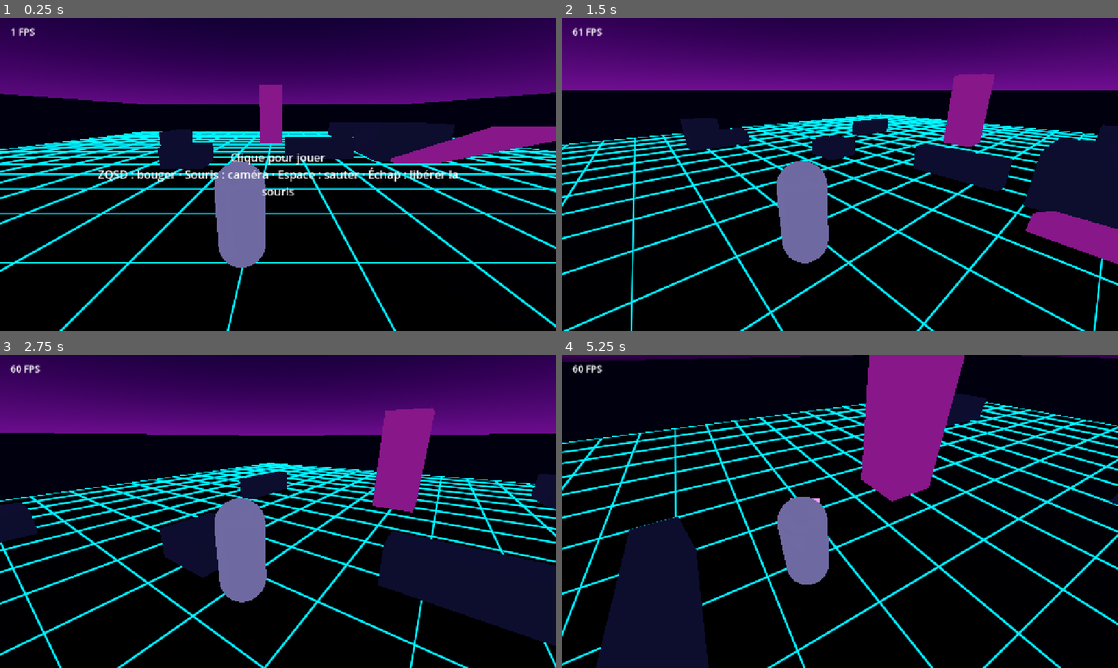
Above: before the commit, frames 1-4 (two rows, left to right).
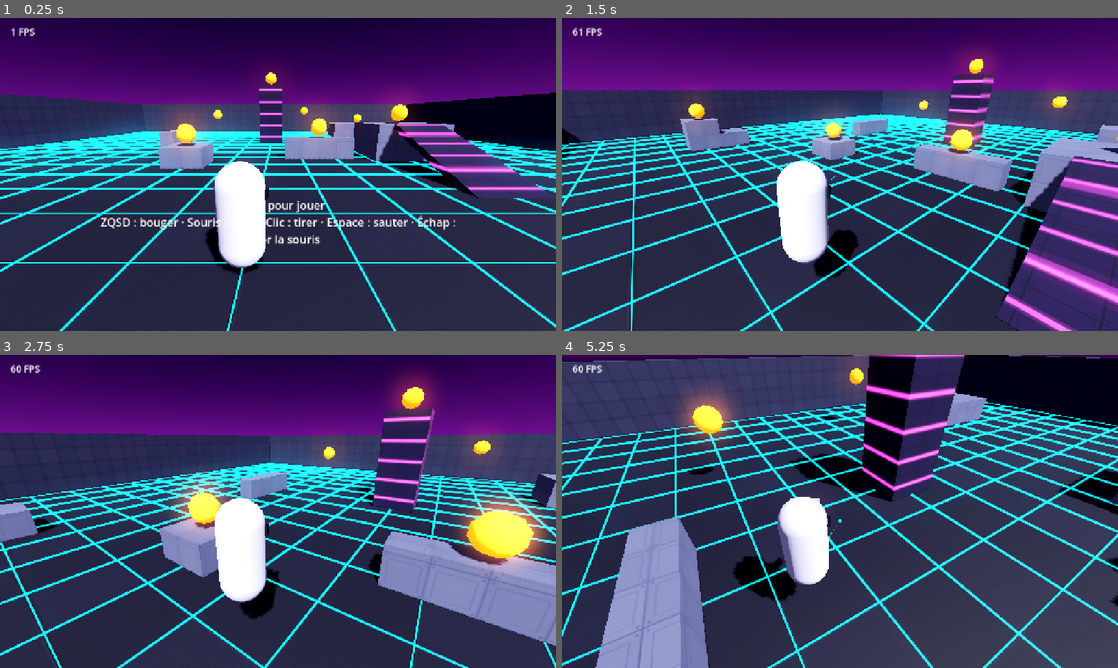
Above: after the commit, the same moments.

Repository: mariusortiz/overclock
Game: Godot game, scene res://scenes/main.tscn
Same seed, same stepped clock (60 frames per second), same inputs: the game is played once before the commit and once after it.
Inputs (mouse positions are in pixels of both pictures, inside the frame that each line leads up to):
- Up to frame 1 (0.25 s): no input
- Up to frame 2 (1.5 s): tap Enter at 0.5 s; move the mouse to (962, 158) at 0.52 s; hold D (move_right) 0.53-1.28 s; tap Space (jump) at 0.6, 0.77, 1.07, 1.35 s; click (962, 158) at 0.67 s; move the mouse to (812, 174) at 1.27 s; hold W (move_forward) from 1.28 s (still down); click (812, 174) at 1.42 s
- Up to frame 3 (2.75 s): keep holding W (move_forward); tap Space (jump) at 1.52, 1.82, 2.1 s; move the mouse to (289, 505) at 2.02 s; click (289, 505) at 2.17 s
- Up to frame 4 (5.25 s): move the mouse to (834, 517) at 2.77 s; tap Space (jump) at 2.85, 3.02, 3.32, 3.6, 3.77, 4.07, 5, 5.1 s; click (834, 517) at 2.92 s; move the mouse to (878, 514) at 3.52 s; click (878, 514) at 3.67 s; tap Escape (ui_cancel) at 4.15 s; release W (move_forward) at 4.25 s; drag from (673, 464) to (756, 433) at 4.27 s; move the mouse to (845, 511) at 5.02 s; hold W (move_forward) from 5.03 s (still down); click (845, 511) at 5.17 s

The runs differ from the first frame. In frame 1, 69% of the frame differs, in the area x 0-100%, y 17-100%; in frame 2, 75%; in frame 3, 75%; in frame 4, 91%, in the area x 0-100%, y 0-100%.

Commit message:
Step 3: shooting, practice targets and placeholder textures
- Hitscan weapon aimed at the screen center: tracer, impact, muzzle
  flash, shot and hit sounds, hit marker on the reticle
- Touch: fire button that also looks while held, light aim assist
- Desktop/web: first click captures the mouse, later clicks fire
- Practice targets (3 hits, respawn) placed around the arena
- Generated tileable textures with world triplanar mapping, textured
  grid floor; generators for arena, textures and sounds live in tools/
- Fix row-major Transform3D mistakes: the sun pointed upward and the
  ramp tilted away from its platform

Co-Authored-By: Claude Fable 5.2 <noreply@anthropic.com>
Claude-Session: https://claude.ai/code/session_01TMrhLU8C9hMQ3DU14F1G1z

Diff:
--- a/project.godot
+++ b/project.godot
@@ -6,7 +6,7 @@
 [application]
 
 config/name="Overclock"
-config/version="0.2.0"
+config/version="0.3.0"
 run/main_scene="res://scenes/main.tscn"
 config/features=PackedStringArray("4.5", "Mobile")
 config/icon="res://icon.svg"
@@ -41,6 +41,10 @@
 "deadzone": 0.2,
 "events": [Object(InputEventKey,"resource_local_to_scene":false,"resource_name":"","device":-1,"window_id":0,"alt_press …(191 unchanged characters)…
 }
+fire={
+"deadzone": 0.2,
+"events": []
+}
 
 [rendering]
 
--- a/scenes/arena.tscn
+++ b/scenes/arena.tscn
@@ -1,23 +1,41 @@
-[gd_scene load_steps=7 format=3]
+[gd_scene load_steps=11 format=3]
 
 [ext_resource type="Shader" path="res://shaders/grid.gdshader" id="1_grid"]
+[ext_resource type="Texture2D" path="res://assets/textures/floor_tiles.png" id="2_floor"]
+[ext_resource type="Texture2D" path="res://assets/textures/panel_dark.png" id="3_dark"]
+[ext_resource type="Texture2D" path="res://assets/textures/panel_light.png" id="4_light"]
+[ext_resource type="Texture2D" path="res://assets/textures/stripes_emission.png" id="5_stripes"]
+[ext_resource type="PackedScene" path="res://scenes/target.tscn" id="6_target"]
 
 [sub_resource type="ShaderMaterial" id="floor_material"]
 shader = ExtResource("1_grid")
+shader_parameter/floor_texture = ExtResource("2_floor")
 
 [sub_resource type="StandardMaterial3D" id="wall_material"]
-albedo_color = Color(0.1, 0.1, 0.16, 1)
+albedo_texture = ExtResource("3_dark")
 roughness = 0.8
+uv1_scale = Vector3(0.5, 0.5, 0.5)
+uv1_triplanar = true
+uv1_world_triplanar = true
 
 [sub_resource type="StandardMaterial3D" id="block_material"]
-albedo_color = Color(0.22, 0.24, 0.32, 1)
+albedo_texture = ExtResource("4_light")
 roughness = 0.6
+uv1_scale = Vector3(0.5, 0.5, 0.5)
+uv1_triplanar = true
+uv1_world_triplanar = true
 
 [sub_resource type="StandardMaterial3D" id="accent_material"]
-albedo_color = Color(0.3, 0.1, 0.35, 1)
+albedo_color = Color(0.75, 0.45, 0.85, 1)
+albedo_texture = ExtResource("3_dark")
 emission_enabled = true
 emission = Color(1, 0.24, 0.95, 1)
-emission_energy_multiplier = 0.4
+emission_energy_multiplier = 1.5
+emission_operator = 1
+emission_texture = ExtResource("5_stripes")
+uv1_scale = Vector3(0.5, 0.5, 0.5)
+uv1_triplanar = true
+uv1_world_triplanar = true
 
 [node name="Arena" type="Node3D"]
 
@@ -94,7 +112,7 @@
 material = SubResource("block_material")
 
 [node name="Ramp" type="CSGBox3D" parent="."]
-transform = Transform3D(1, 0, 0, 0, 0.9397, 0.3420, 0, -0.3420, 0.9397, 8, 1, 6)
+transform = Transform3D(1, 0, 0, 0, 0.9397, -0.342, 0, 0.342, 0.9397, 8, 0.9, 6)
 use_collision = true
 size = Vector3(2.4, 0.3, 6)
 material = SubResource("accent_material")
@@ -104,3 +122,29 @@
 use_collision = true
 size = Vector3(6, 1.5, 3)
 material = SubResource("block_material")
+
+[node name="Targets" type="Node3D" parent="."]
+
+[node name="Target1" parent="Targets" instance=ExtResource("6_target")]
+transform = Transform3D(1, 0, 0, 0, 1, 0, 0, 0, 1, -4, 1.6, 4)
+
+[node name="Target2" parent="Targets" instance=ExtResource("6_target")]
+transform = Transform3D(1, 0, 0, 0, 1, 0, 0, 0, 1, 3, 1.8, 2)
+
+[node name="Target3" parent="Targets" instance=ExtResource("6_target")]
+transform = Transform3D(1, 0, 0, 0, 1, 0, 0, 0, 1, 0, 5.6, -6)
+
+[node name="Target4" parent="Targets" instance=ExtResource("6_target")]
+transform = Transform3D(1, 0, 0, 0, 1, 0, 0, 0, 1, 10, 2.1, -12)
+
+[node name="Target5" parent="Targets" instance=ExtResource("6_target")]
+transform = Transform3D(1, 0, 0, 0, 1, 0, 0, 0, 1, -12, 2.6, 10)
+
+[node name="Target6" parent="Targets" instance=ExtResource("6_target")]
+transform = Transform3D(1, 0, 0, 0, 1, 0, 0, 0, 1, 8, 2.6, 1.2)
+
+[node name="Target7" parent="Targets" instance=ExtResource("6_target")]
+transform = Transform3D(1, 0, 0, 0, 1, 0, 0, 0, 1, -6, 2.5, -10)
+
+[node name="Target8" parent="Targets" instance=ExtResource("6_target")]
+transform = Transform3D(1, 0, 0, 0, 1, 0, 0, 0, 1, 4, 3, -15)
--- a/scenes/hud.tscn
+++ b/scenes/hud.tscn
@@ -1,7 +1,8 @@
-[gd_scene load_steps=7 format=3]
+[gd_scene load_steps=8 format=3]
 
 [ext_resource type="Script" path="res://scripts/hud.gd" id="1_hud"]
 [ext_resource type="Script" path="res://scripts/touch_controls.gd" id="2_touch"]
+[ext_resource type="Script" path="res://scripts/reticle.gd" id="3_reticle"]
 
 [sub_resource type="Gradient" id="jump_gradient"]
 offsets = PackedFloat32Array(0, 0.86, 0.92, 1)
@@ -29,6 +30,16 @@
 
 [node name="HUD" type="CanvasLayer"]
 script = ExtResource("1_hud")
+
+[node name="Reticle" type="Control" parent="."]
+layout_mode = 3
+anchors_preset = 15
+anchor_right = 1.0
+anchor_bottom = 1.0
+grow_horizontal = 2
+grow_vertical = 2
+mouse_filter = 2
+script = ExtResource("3_reticle")
 
 [node name="TouchControls" type="Control" parent="."]
 layout_mode = 3
@@ -69,14 +80,14 @@
 anchor_right = 0.5
 anchor_bottom = 0.5
 offset_left = -420.0
-offset_top = -70.0
+offset_top = 40.0
 offset_right = 420.0
-offset_bottom = 70.0
+offset_bottom = 180.0
 grow_horizontal = 2
 grow_vertical = 2
 theme_override_font_sizes/font_size = 26
 text = "Clique pour jouer
-ZQSD : bouger · Souris : caméra · Espace : sauter · Échap : libérer la souris"
+ZQSD : bouger · Souris : viser · Clic : tirer · Espace : sauter · Échap : libérer la souris"
 horizontal_alignment = 1
 vertical_alignment = 1
 autowrap_mode = 3
--- a/scenes/main.tscn
+++ b/scenes/main.tscn
@@ -19,7 +19,7 @@
 sky = SubResource("sky")
 ambient_light_source = 2
 ambient_light_color = Color(0.45, 0.42, 0.6, 1)
-ambient_light_energy = 0.8
+ambient_light_energy = 0.5
 tonemap_mode = 2
 glow_enabled = true
 
@@ -30,8 +30,8 @@
 environment = SubResource("environment")
 
 [node name="Sun" type="DirectionalLight3D" parent="."]
-transform = Transform3D(0.8660, 0.0000, -0.5000, -0.3830, 0.6428, -0.6634, 0.3214, 0.7660, 0.5567, 0, 10, 0)
-light_energy = 1.6
+transform = Transform3D(0.8660, -0.3830, 0.3214, 0.0000, 0.6428, 0.7660, -0.5000, -0.6634, 0.5567, 0, 10, 0)
+light_energy = 1.2
 shadow_enabled = true
 
 [node name="Arena" parent="." instance=ExtResource("2_arena")]
--- a/scenes/player.tscn
+++ b/scenes/player.tscn
@@ -1,6 +1,9 @@
-[gd_scene load_steps=7 format=3]
+[gd_scene load_steps=14 format=3]
 
 [ext_resource type="Script" path="res://scripts/player.gd" id="1_player"]
+[ext_resource type="Script" path="res://scripts/weapon.gd" id="2_weapon"]
+[ext_resource type="AudioStream" path="res://assets/audio/shot.wav" id="3_shot"]
+[ext_resource type="AudioStream" path="res://assets/audio/hit.wav" id="4_hit"]
 
 [sub_resource type="CapsuleShape3D" id="body_shape"]
 radius = 0.4
@@ -24,6 +27,26 @@
 [sub_resource type="BoxMesh" id="visor_mesh"]
 material = SubResource("visor_material")
 size = Vector3(0.5, 0.15, 0.2)
+
+[sub_resource type="StandardMaterial3D" id="gun_material"]
+albedo_color = Color(0.12, 0.13, 0.18, 1)
+metallic = 0.6
+roughness = 0.35
+
+[sub_resource type="BoxMesh" id="gun_mesh"]
+material = SubResource("gun_material")
+size = Vector3(0.1, 0.16, 0.7)
+
+[sub_resource type="StandardMaterial3D" id="flash_material"]
+shading_mode = 0
+albedo_color = Color(0.7, 1, 1, 1)
+
+[sub_resource type="SphereMesh" id="flash_mesh"]
+material = SubResource("flash_material")
+radius = 0.1
+height = 0.2
+radial_segments = 8
+rings = 4
 
 [node name="Player" type="CharacterBody3D"]
 collision_layer = 2
@@ -50,3 +73,33 @@
 
 [node name="Camera3D" type="Camera3D" parent="CameraPivot/SpringArm3D"]
 fov = 70.0
+
+[node name="Weapon" type="Node3D" parent="."]
+transform = Transform3D(1, 0, 0, 0, 1, 0, 0, 0, 1, 0.38, 1.2, -0.25)
+script = ExtResource("2_weapon")
+
+[node name="Mesh" type="MeshInstance3D" parent="Weapon"]
+mesh = SubResource("gun_mesh")
+
+[node name="Muzzle" type="Marker3D" parent="Weapon"]
+transform = Transform3D(1, 0, 0, 0, 1, 0, 0, 0, 1, 0, 0, -0.4)
+
+[node name="Flash" type="Node3D" parent="Weapon/Muzzle"]
+
+[node name="Mesh" type="MeshInstance3D" parent="Weapon/Muzzle/Flash"]
+mesh = SubResource("flash_mesh")
+
+[node name="Light" type="OmniLight3D" parent="Weapon/Muzzle/Flash"]
+light_color = Color(0.4, 0.95, 1, 1)
+light_energy = 2.0
+omni_range = 4.0
+
+[node name="ShotSound" type="AudioStreamPlayer" parent="Weapon"]
+stream = ExtResource("3_shot")
+volume_db = -8.0
+max_polyphony = 4
+
+[node name="HitSound" type="AudioStreamPlayer" parent="Weapon"]
+stream = ExtResource("4_hit")
+volume_db = -4.0
+max_polyphony = 4
--- /dev/null
+++ b/scenes/target.tscn
@@ -0,0 +1,30 @@
+[gd_scene load_steps=5 format=3]
+
+[ext_resource type="Script" path="res://scripts/target.gd" id="1_target"]
+
+[sub_resource type="SphereShape3D" id="shape"]
+radius = 0.55
+
+[sub_resource type="StandardMaterial3D" id="material"]
+albedo_color = Color(1, 0.45, 0.1, 1)
+emission_enabled = true
+emission = Color(1, 0.35, 0.05, 1)
+emission_energy_multiplier = 1.5
+
+[sub_resource type="SphereMesh" id="mesh"]
+material = SubResource("material")
+radius = 0.5
+height = 1.0
+radial_segments = 8
+rings = 4
+
+[node name="Target" type="StaticBody3D"]
+collision_layer = 4
+collision_mask = 0
+script = ExtResource("1_target")
+
+[node name="CollisionShape3D" type="CollisionShape3D" parent="."]
+shape = SubResource("shape")
+
+[node name="Mesh" type="MeshInstance3D" parent="."]
+mesh = SubResource("mesh")
--- a/scripts/hud.gd
+++ b/scripts/hud.gd
@@ -1,10 +1,11 @@
 class_name Hud
 extends CanvasLayer
-## On-screen UI: FPS counter, desktop hint, touch controls.
+## On-screen UI: reticle, FPS counter, desktop hint, touch controls.
 
 var _is_touch := DisplayServer.is_touchscreen_available()
 
 @onready var touch_controls: TouchControls = $TouchControls
+@onready var reticle: Reticle = $Reticle
 @onready var _fps_label: Label = $FpsLabel
 @onready var _desktop_hint: Label = $DesktopHint
 
--- a/scripts/main.gd
+++ b/scripts/main.gd
@@ -1,5 +1,5 @@
 extends Node3D
-## Game root: wires input sources to the player.
+## Game root: wires input sources to the player and the HUD.
 
 @onready var player: Player = $Player
 @onready var hud: Hud = $HUD
@@ -7,16 +7,23 @@
 
 func _ready() -> void:
 	hud.touch_controls.look.connect(_on_touch_look)
+	player.weapon.hit_confirmed.connect(hud.reticle.show_hit)
 
 
 func _unhandled_input(event: InputEvent) -> void:
-	# Desktop/web: click to capture the mouse, Escape to release it.
-	# Clicks emulated from touch are ignored (phones use the touch controls).
-	if event is InputEventMouseButton and event.pressed \
+	# Desktop/web: the first click captures the mouse, later clicks fire, Escape
+	# releases. Clicks emulated from touch are ignored (phones use the touch controls).
+	if event is InputEventMouseButton and event.button_index == MOUSE_BUTTON_LEFT \
 			and event.device != InputEvent.DEVICE_ID_EMULATION:
-		Input.mouse_mode = Input.MOUSE_MODE_CAPTURED
+		if not event.pressed:
+			Input.action_release("fire")
+		elif Input.mouse_mode != Input.MOUSE_MODE_CAPTURED:
+			Input.mouse_mode = Input.MOUSE_MODE_CAPTURED
+		else:
+			Input.action_press("fire")
 	elif event.is_action_pressed("ui_cancel"):
 		Input.mouse_mode = Input.MOUSE_MODE_VISIBLE
+		Input.action_release("fire")
 
 
 func _on_touch_look(relative: Vector2) -> void:
--- a/scripts/player.gd
+++ b/scripts/player.gd
@@ -13,12 +13,14 @@
 
 var _gravity: float = ProjectSettings.get_setting("physics/3d/default_gravity")
 
+@onready var weapon: Weapon = $Weapon
 @onready var _spring_arm: SpringArm3D = $CameraPivot/SpringArm3D
 
 
 func _ready() -> void:
 	_spring_arm.add_excluded_object(get_rid())
 	_spring_arm.rotation.x = deg_to_rad(-15.0)
+	weapon.rotation.x = _spring_arm.rotation.x
 
 
 ## Rotates the view. `relative` is a screen-space drag in pixels.
@@ -26,6 +28,7 @@
 	rotate_y(-relative.x * sensitivity)
 	var pitch := _spring_arm.rotation.x - relative.y * sensitivity
 	_spring_arm.rotation.x = clampf(pitch, deg_to_rad(min_pitch_deg), deg_to_rad(max_pitch_deg))
+	weapon.rotation.x = _spring_arm.rotation.x
 
 
 func _unhandled_input(event: InputEvent) -> void:
--- /dev/null
+++ b/scripts/reticle.gd
@@ -0,0 +1,37 @@
+class_name Reticle
+extends Control
+## Crosshair at the screen center, with a brief hit marker.
+
+const COLOR := Color(1, 1, 1, 0.9)
+const HIT_COLOR := Color(1, 0.24, 0.95)
+const HIT_DURATION := 0.15
+
+var _hit_left := 0.0
+
+
+func _ready() -> void:
+	set_process(false)
+	resized.connect(queue_redraw)
+
+
+func show_hit() -> void:
+	_hit_left = HIT_DURATION
+	set_process(true)
+	queue_redraw()
+
+
+func _process(delta: float) -> void:
+	_hit_left -= delta
+	if _hit_left <= 0.0:
+		set_process(false)
+		queue_redraw()
+
+
+func _draw() -> void:
+	var center := size * 0.5
+	draw_circle(center, 1.5, COLOR)
+	for dir: Vector2 in [Vector2.LEFT, Vector2.RIGHT, Vector2.UP, Vector2.DOWN]:
+		draw_line(center + dir * 6.0, center + dir * 14.0, COLOR, 2.0)
+	if _hit_left > 0.0:
+		for dir: Vector2 in [Vector2(1, 1), Vector2(1, -1), Vector2(-1, 1), Vector2(-1, -1)]:
+			draw_line(center + dir * 7.0, center + dir * 14.0, HIT_COLOR, 3.0)
--- /dev/null
+++ b/scripts/target.gd
@@ -0,0 +1,44 @@
+class_name Target
+extends StaticBody3D
+## Practice target: takes a few hits, disappears, then comes back.
+
+@export var max_health := 3
+@export var respawn_delay := 2.0
+
+var _health := 0
+var _tween: Tween
+
+@onready var _mesh: MeshInstance3D = $Mesh
+@onready var _shape: CollisionShape3D = $CollisionShape3D
+
+
+func _ready() -> void:
+	add_to_group("targets")
+	_health = max_health
+
+
+func take_damage(amount: int) -> void:
+	if _health <= 0:
+		return
+	_health -= amount
+	if _health <= 0:
+		_die()
+	else:
+		_mesh.scale = Vector3.ONE * 1.3
+		_scale_mesh_to(Vector3.ONE, 0.12)
+
+
+func _die() -> void:
+	_shape.set_deferred("disabled", true)
+	_scale_mesh_to(Vector3.ZERO, 0.15)
+	await get_tree().create_timer(respawn_delay).timeout
+	_health = max_health
+	_shape.disabled = false
+	_scale_mesh_to(Vector3.ONE, 0.25)
+
+
+func _scale_mesh_to(target_scale: Vector3, duration: float) -> void:
+	if _tween:
+		_tween.kill()
+	_tween = create_tween()
+	_tween.tween_property(_mesh, "scale", target_scale, duration)
--- a/scripts/touch_controls.gd
+++ b/scripts/touch_controls.gd
@@ -1,11 +1,15 @@
 class_name TouchControls
 extends Control
-## Touch input: a floating joystick on the left half of the screen drives the
-## move_* actions, and dragging on the right half emits `look`.
+## Touch input. Left half: floating joystick driving the move_* actions.
+## Right half: drag to look. The fire button also looks while held, so the
+## same thumb can shoot and aim.
 
 signal look(relative: Vector2)
 
-const JUMP_MARGIN := Vector2(48, 48)
+const ACCENT := Color(0, 0.9, 1)
+const FIRE_RADIUS := 85.0
+const FIRE_MARGIN := Vector2(70, 60)
+const BUTTON_GAP := 16.0
 
 @export var joystick_radius := 110.0
 @export var knob_radius := 42.0
@@ -13,6 +17,7 @@
 
 var _move_finger := -1
 var _look_finger := -1
+var _fire_finger := -1
 var _joy_origin := Vector2.ZERO
 var _joy_vector := Vector2.ZERO
 
@@ -20,8 +25,8 @@
 
 
 func _ready() -> void:
-	resized.connect(_place_jump_button)
-	_place_jump_button()
+	resized.connect(_on_resized)
+	_on_resized()
 
 
 func _input(event: InputEvent) -> void:
@@ -33,14 +38,18 @@
 	elif event is InputEventScreenDrag:
 		if event.index == _move_finger:
 			_update_joystick(event.position)
-		elif event.index == _look_finger:
+		elif event.index == _look_finger or event.index == _fire_finger:
 			look.emit(event.relative)
 
 
 func _on_touch_start(event: InputEventScreenTouch) -> void:
 	if _jump_rect().has_point(event.position):
 		return  # handled by the TouchScreenButton itself
-	if event.position.x < size.x * 0.5:
+	if _fire_finger == -1 and event.position.distance_to(_fire_center()) <= FIRE_RADIUS:
+		_fire_finger = event.index
+		Input.action_press("fire")
+		queue_redraw()
+	elif event.position.x < size.x * 0.5:
 		if _move_finger == -1:
 			_move_finger = event.index
 			_joy_origin = event.position
@@ -55,6 +64,10 @@
 		_set_joystick(Vector2.ZERO)
 	elif event.index == _look_finger:
 		_look_finger = -1
+	elif event.index == _fire_finger:
+		_fire_finger = -1
+		Input.action_release("fire")
+		queue_redraw()
 
 
 func _update_joystick(finger_position: Vector2) -> void:
@@ -83,16 +96,37 @@
 
 
 func _draw() -> void:
-	if _move_finger == -1:
-		return
-	draw_circle(_joy_origin, joystick_radius, Color(1, 1, 1, 0.08))
-	draw_arc(_joy_origin, joystick_radius, 0.0, TAU, 48, Color(0, 0.9, 1, 0.5), 3.0)
-	draw_circle(_joy_origin + _joy_vector * joystick_radius, knob_radius, Color(0, 0.9, 1, 0.55))
+	_draw_fire_button()
+	if _move_finger != -1:
+		draw_circle(_joy_origin, joystick_radius, Color(1, 1, 1, 0.08))
+		draw_arc(_joy_origin, joystick_radius, 0.0, TAU, 48, Color(ACCENT, 0.5), 3.0)
+		draw_circle(_joy_origin + _joy_vector * joystick_radius, knob_radius, Color(ACCENT, 0.55))
+
+
+func _draw_fire_button() -> void:
+	var center := _fire_center()
+	var pressed := _fire_finger != -1
+	draw_circle(center, FIRE_RADIUS, Color(ACCENT, 0.45 if pressed else 0.15))
+	draw_arc(center, FIRE_RADIUS, 0.0, TAU, 48, Color(ACCENT, 1.0 if pressed else 0.7), 4.0)
+	var font := ThemeDB.fallback_font
+	var font_size := 30
+	var text_origin := center + Vector2(-FIRE_RADIUS, font_size * 0.35)
+	draw_string(font, text_origin, "TIR", HORIZONTAL_ALIGNMENT_CENTER, FIRE_RADIUS * 2.0, font_size)
+
+
+func _fire_center() -> Vector2:
+	return size - FIRE_MARGIN - Vector2(FIRE_RADIUS, FIRE_RADIUS)
 
 
 func _jump_rect() -> Rect2:
 	return Rect2(_jump_button.position, _jump_button.texture_normal.get_size())
 
 
-func _place_jump_button() -> void:
-	_jump_button.position = size - _jump_button.texture_normal.get_size() - JUMP_MARGIN
+func _on_resized() -> void:
+	# Jump sits right above the fire button.
+	var jump_size := _jump_button.texture_normal.get_size()
+	var fire_center := _fire_center()
+	_jump_button.position = Vector2(
+		fire_center.x - jump_size.x * 0.5,
+		fire_center.y - FIRE_RADIUS - BUTTON_GAP - jump_size.y)
+	queue_redraw()
--- /dev/null
+++ b/scripts/weapon.gd
@@ -0,0 +1,134 @@
+class_name Weapon
+extends Node3D
+## Hitscan gun. Shots go where the camera looks (screen center); the tracer is
+## drawn from the muzzle to the hit point.
+
+signal hit_confirmed
+
+const TRACER_COLOR := Color(0, 0.9, 1)
+const FLASH_TIME := 0.04
+
+@export var fire_rate := 8.0
+@export var damage := 1
+@export var max_range := 200.0
+## Touch only: a shot that misses still hits a target within this angle of the reticle.
+@export var aim_assist_deg := 3.0
+@export_flags_3d_physics var hit_mask := 5  # world + targets, not the player
+
+var _cooldown := 0.0
+var _use_aim_assist := DisplayServer.is_touchscreen_available()
+var _tracer_mesh := BoxMesh.new()
+var _impact_mesh := SphereMesh.new()
+
+@onready var _muzzle: Marker3D = $Muzzle
+@onready var _flash: Node3D = $Muzzle/Flash
+@onready var _shot_sound: AudioStreamPlayer = $ShotSound
+@onready var _hit_sound: AudioStreamPlayer = $HitSound
+
+
+func _ready() -> void:
+	var material := StandardMaterial3D.new()
+	material.shading_mode = BaseMaterial3D.SHADING_MODE_UNSHADED
+	material.albedo_color = TRACER_COLOR
+	_tracer_mesh.size = Vector3(0.04, 0.04, 1.0)
+	_tracer_mesh.material = material
+	_impact_mesh.radius = 0.12
+	_impact_mesh.height = 0.24
+	_impact_mesh.radial_segments = 8
+	_impact_mesh.rings = 4
+	_impact_mesh.material = material
+	_flash.visible = false
+
+
+func _physics_process(delta: float) -> void:
+	_cooldown = maxf(_cooldown - delta, 0.0)
+	if Input.is_action_pressed("fire") and _cooldown == 0.0:
+		_fire()
+
+
+func _fire() -> void:
+	_cooldown = 1.0 / fire_rate
+	var camera := get_viewport().get_camera_3d()
+	var origin := camera.global_position
+	var direction := -camera.global_basis.z
+
+	var hit := _cast(origin, origin + direction * max_range)
+	if _use_aim_assist and not _is_damageable(hit):
+		var assisted := _find_assist_hit(origin, direction)
+		if not assisted.is_empty():
+			hit = assisted
+
+	var end := origin + direction * max_range
+	if not hit.is_empty():
+		end = hit.position
+		_spawn_impact(end)
+		if _is_damageable(hit):
+			hit.collider.take_damage(damage)
+			_hit_sound.play()
+			hit_confirmed.emit()
+
+	_spawn_tracer(_muzzle.global_position, end)
+	_show_flash()
+	_shot_sound.pitch_scale = randf_range(0.94, 1.06)
+	_shot_sound.play()
+
+
+func _cast(from: Vector3, to: Vector3) -> Dictionary:
+	var query := PhysicsRayQueryParameters3D.create(from, to, hit_mask)
+	return get_world_3d().direct_space_state.intersect_ray(query)
+
+
+func _is_damageable(hit: Dictionary) -> bool:
+	return not hit.is_empty() and hit.collider.has_method("take_damage")
+
+
+## Returns a hit on the visible target closest to the aim direction, or {}.
+func _find_assist_hit(origin: Vector3, direction: Vector3) -> Dictionary:
+	var best := {}
+	var best_angle := deg_to_rad(aim_assist_deg)
+	for target: Node3D in get_tree().get_nodes_in_group("targets"):
+		var to_target := target.global_position - origin
+		var angle := direction.angle_to(to_target)
+		if angle >= best_angle:
+			continue
+		var hit := _cast(origin, origin + to_target.normalized() * max_range)
+		if not hit.is_empty() and hit.collider == target:
+			best = hit
+			best_angle = angle
+	return best
+
+
+func _spawn_tracer(from: Vector3, to: Vector3) -> void:
+	var length := from.distance_to(to)
+	if length < 0.5:
+		return
+	var tracer := _spawn_fx(_tracer_mesh)
+	tracer.look_at_from_position((from + to) * 0.5, to)
+	tracer.scale = Vector3(1.0, 1.0, length)
+	_shrink_and_free(tracer, Vector3(0.0, 0.0, length), 0.08)
+
+
+func _spawn_impact(at: Vector3) -> void:
+	var impact := _spawn_fx(_impact_mesh)
+	impact.global_position = at
+	_shrink_and_free(impact, Vector3.ZERO, 0.15)
+
+
+func _spawn_fx(mesh: Mesh) -> MeshInstance3D:
+	var fx := MeshInstance3D.new()
+	fx.mesh = mesh
+	fx.cast_shadow = GeometryInstance3D.SHADOW_CASTING_SETTING_OFF
+	get_tree().current_scene.add_child(fx)
+	return fx
+
+
+func _shrink_and_free(fx: Node3D, to_scale: Vector3, duration: float) -> void:
+	var tween := fx.create_tween()
+	tween.tween_property(fx, "scale", to_scale, duration)
+	tween.tween_callback(fx.queue_free)
+
+
+func _show_flash() -> void:
+	_flash.visible = true
+	await get_tree().create_timer(FLASH_TIME).timeout
+	_flash.visible = false
--- a/shaders/grid.gdshader
+++ b/shaders/grid.gdshader
@@ -1,7 +1,9 @@
-// Glowing world-space grid for floors. Grid lines follow the XZ plane.
+// Tiled floor with a glowing world-space grid. Everything follows the XZ plane,
+// so the pattern stays aligned whatever the mesh size.
 shader_type spatial;
 
-uniform vec4 base_color : source_color = vec4(0.05, 0.05, 0.09, 1.0);
+uniform sampler2D floor_texture : source_color, filter_linear_mipmap_anisotropic, repeat_enable;
+uniform float texture_size = 4.0; // world meters covered by one texture repeat
 uniform vec4 line_color : source_color = vec4(0.0, 0.9, 1.0, 1.0);
 uniform float cell_size = 2.0;
 uniform float glow = 1.5;
@@ -16,7 +18,8 @@
 	vec2 p = world_position.xz / cell_size;
 	vec2 g = abs(fract(p - 0.5) - 0.5) / fwidth(p);
 	float line = 1.0 - min(min(g.x, g.y), 1.0);
-	ALBEDO = mix(base_color.rgb, line_color.rgb, line);
+	vec3 base = texture(floor_texture, world_position.xz / texture_size).rgb;
+	ALBEDO = mix(base, line_color.rgb, line);
 	EMISSION = line_color.rgb * line * glow;
 	ROUGHNESS = 0.7;
 }
Binary file added: assets/textures/floor_tiles.png
Not shown, added: assets/textures/floor_tiles.png.import
Binary file added: assets/textures/panel_dark.png
Not shown, added: assets/textures/panel_dark.png.import
Binary file added: assets/textures/panel_light.png
Not shown, added: assets/textures/panel_light.png.import
Binary file added: assets/textures/stripes_emission.png
Not shown, added: assets/textures/stripes_emission.png.import
Not shown, changed: export_presets.cfg
Not shown, added: tools/.gdignore
Not shown, added: assets/audio/hit.wav
Not shown, added: assets/audio/shot.wav
